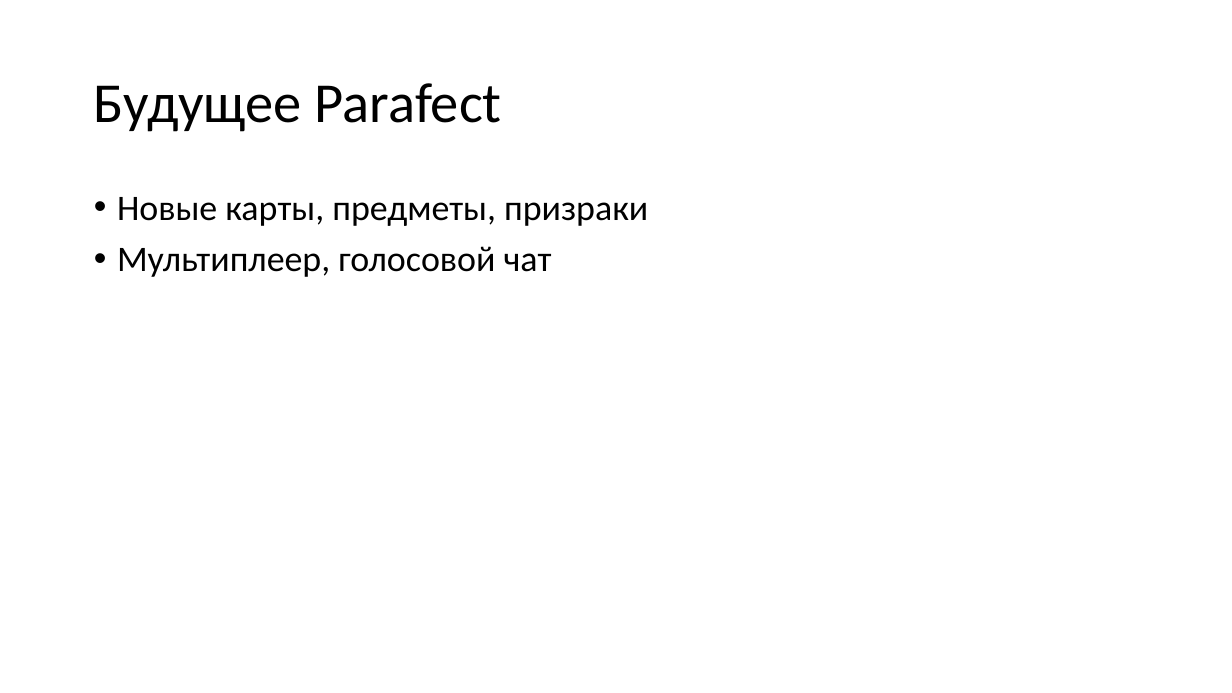
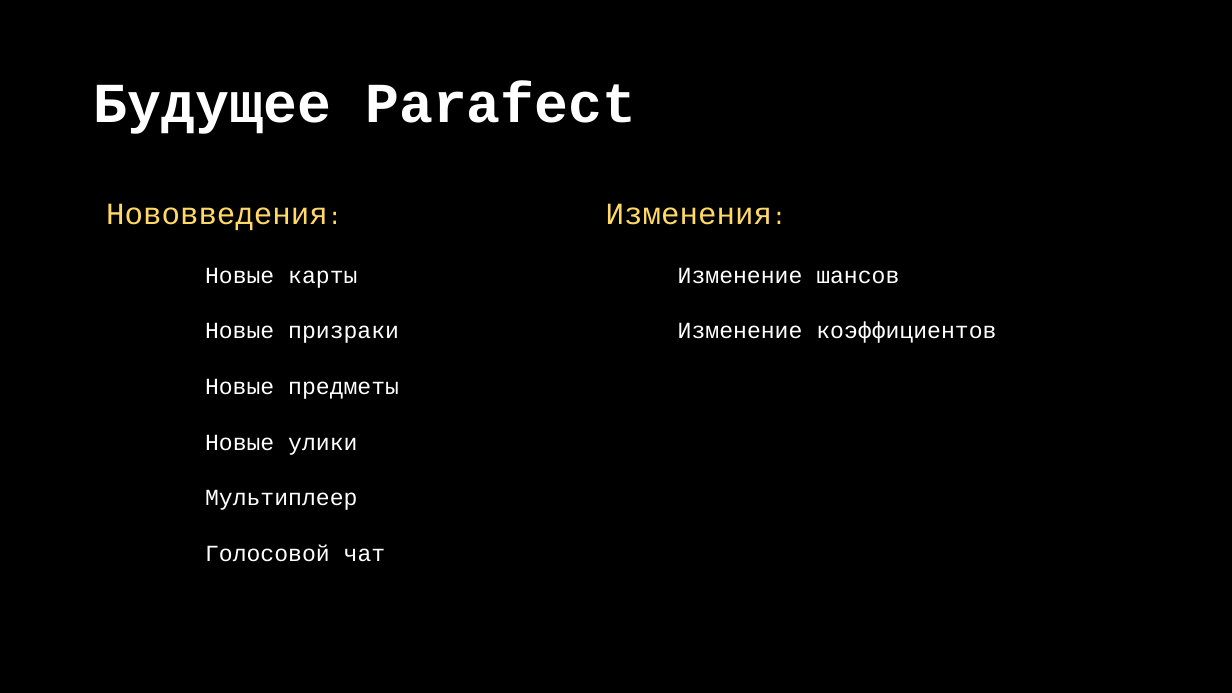
Before and after one commit to txtXD949/parafect, a slide deck: slide 14 of docs/Parafect.pptx. Drawn at 1232x693 pixels with LibreOffice and Linux fonts; fonts in the diff are those of the drawing. Boxes give left, top, right and bottom in pixels: in the first picture for what was removed or moved away, otherwise in the second. Text is boxed around its words. In the diff, an @@ line names an element or a change of style, - is before the commit and + after.

```diff
--- a/docs/Parafect.pptx
+++ b/docs/Parafect.pptx
@@ background #FFFFFF to #000000 @@
@@ title "Будущее Parafect" at <box>94,81,636,134</box>: font Calibri to Courier New, text colour #000000 to #FFFFFF, bold on @@
@@ text added at <box>106,203,328,230</box>, 24 pt, text #FFD966 @@
+Нововведения:
@@ text removed at <box>117,197,648,277</box> @@
-• Новые карты, предметы, призраки
-• Мультиплеер, голосовой чат
@@ text added at <box>606,203,772,225</box>, 24 pt, text #FFD966 @@
+Изменения:
@@ text added at <box>205,267,357,288</box>, 18 pt, text #FFFFFF @@
+Новые карты
@@ text added at <box>678,267,899,284</box>, 18 pt, text #FFFFFF @@
+Изменение шансов
@@ text added at <box>205,322,399,343</box>, 18 pt, text #FFFFFF @@
+Новые призраки
@@ text added at <box>678,322,996,343</box>, 18 pt, text #FFFFFF @@
+Изменение коэффициентов
@@ text added at <box>205,378,399,399</box>, 18 pt, text #FFFFFF @@
+Новые предметы
@@ text added at <box>205,434,357,455</box>, 18 pt, text #FFFFFF @@
+Новые улики
@@ text added at <box>205,489,357,510</box>, 18 pt, text #FFFFFF @@
+Мультиплеер
@@ text added at <box>205,545,386,562</box>, 18 pt, text #FFFFFF @@
+Голосовой чат
```
Also in this commit, not shown: 3 other slides changed, 7 slides added, 7 slides removed, 4 other files.
